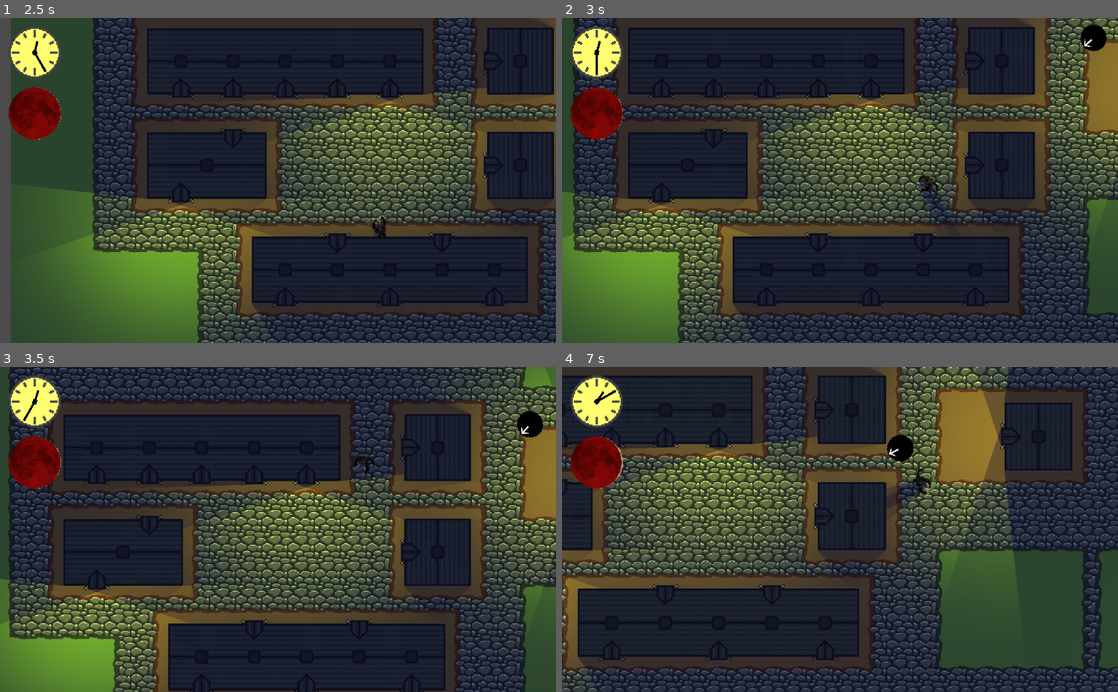
Above: before the commit, frames 1-4 (two rows, left to right).
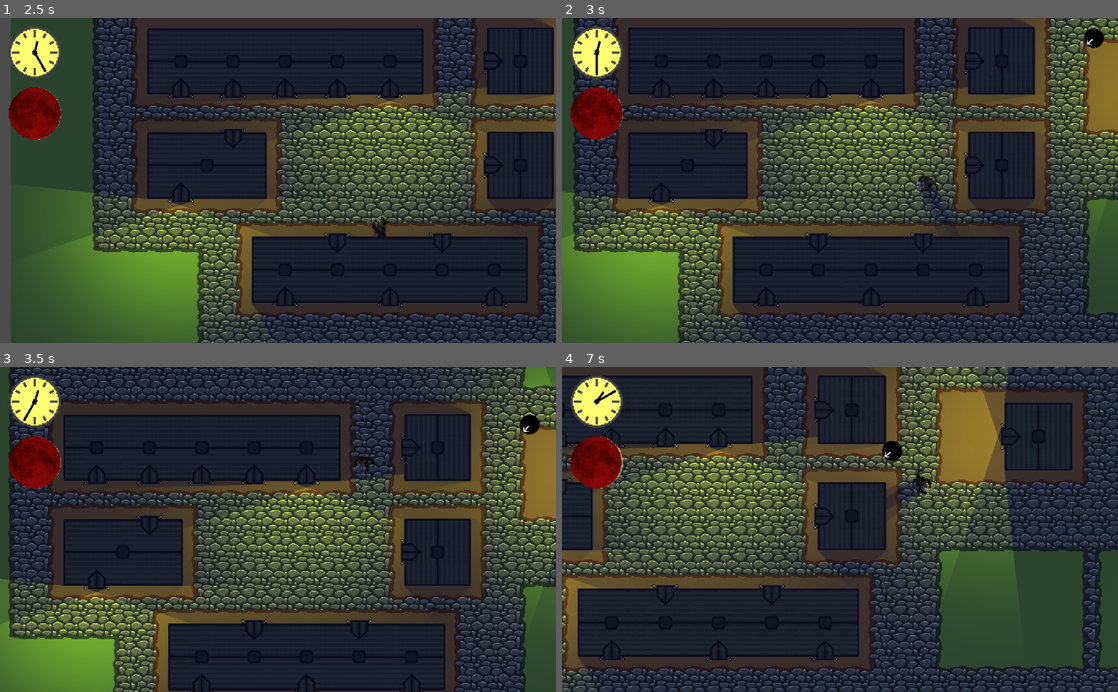
Above: after the commit, the same moments.

Repository: marc-hugh-tom/game-off-2020
Game: Godot game, scene res://nodes/PlayState.tscn
Two runs of this game, one before a commit and one after it. Both use one fixed random seed, a clock stepped at 60 frames per second and the inputs below.
Inputs (mouse positions are in pixels of both pictures, inside the frame that each line leads up to):
- Up to frame 1 (2.5 s): move the mouse to (400, 164) at 0.52 s; press the mouse at (400, 164) at 0.53 s; hold D (right) 0.53-1.28 s; move the mouse to (166, 196) at 1.27 s; release the mouse at (166, 196) at 1.28 s; hold S (down) 1.28-2.03 s; right-click (166, 196) at 1.35 s; move the mouse to (333, 109) at 2.02 s; press the mouse at (333, 109) at 2.03 s; hold D (right) from 2.03 s (still down)
- Up to frame 2 (3 s): move the mouse to (812, 245) at 2.77 s; release D (right) at 2.78 s; release the mouse at (812, 245) at 2.78 s; hold W (up) from 2.78 s (still down); right-click (812, 245) at 2.85 s
- Up to frame 3 (3.5 s): keep holding W (up)
- Up to frame 4 (7 s): move the mouse to (1006, 578) at 3.52 s; release W (up) at 3.53 s; press the mouse at (1006, 578) at 3.53 s; hold A (left) 3.53-5.03 s; move the mouse to (673, 480) at 4.27 s; release the mouse at (673, 480) at 4.28 s; right-click (673, 480) at 4.35 s; move the mouse to (867, 529) at 5.02 s; press the mouse at (867, 529) at 5.03 s; hold S (down) 5.03-5.78 s; move the mouse to (756, 448) at 5.77 s; release the mouse at (756, 448) at 5.78 s; hold D (right) 5.78-6.53 s; right-click (756, 448) at 5.85 s; move the mouse to (962, 513) at 6.52 s; press the mouse at (962, 513) at 6.53 s; hold W (up) from 6.53 s (still down)

Frame 1 is identical in both runs. In frame 2, 0.2% of the frame differs, in the area x 93-98%, y 2-11%; in frame 3, 0.2%; in frame 4, 0.3%, in the area x 57-64%, y 20-30%.

Commit message:
reduce size of villager collision shape

Diff:
--- a/nodes/villager/Villager.tscn
+++ b/nodes/villager/Villager.tscn
@@ -22,15 +22,16 @@
 }
 
 [node name="CollisionShape2D" type="CollisionShape2D" parent="."]
+scale = Vector2( 0.6, 0.6 )
 shape = SubResource( 1 )
 
 [node name="Sprite" type="Sprite" parent="."]
+scale = Vector2( 0.75, 0.75 )
 texture = ExtResource( 2 )
 
 [node name="Idle" parent="." instance=ExtResource( 3 )]
 
 [node name="Sight" parent="." instance=ExtResource( 4 )]
-sight_distance = 250.0
 
 [node name="Flee" parent="." instance=ExtResource( 5 )]
 
